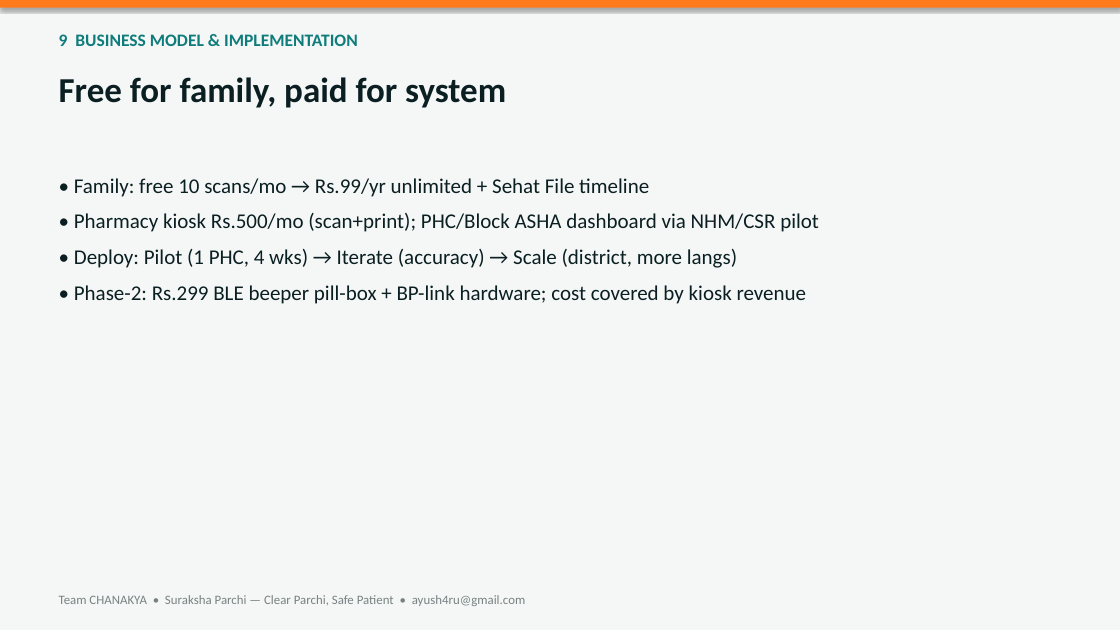
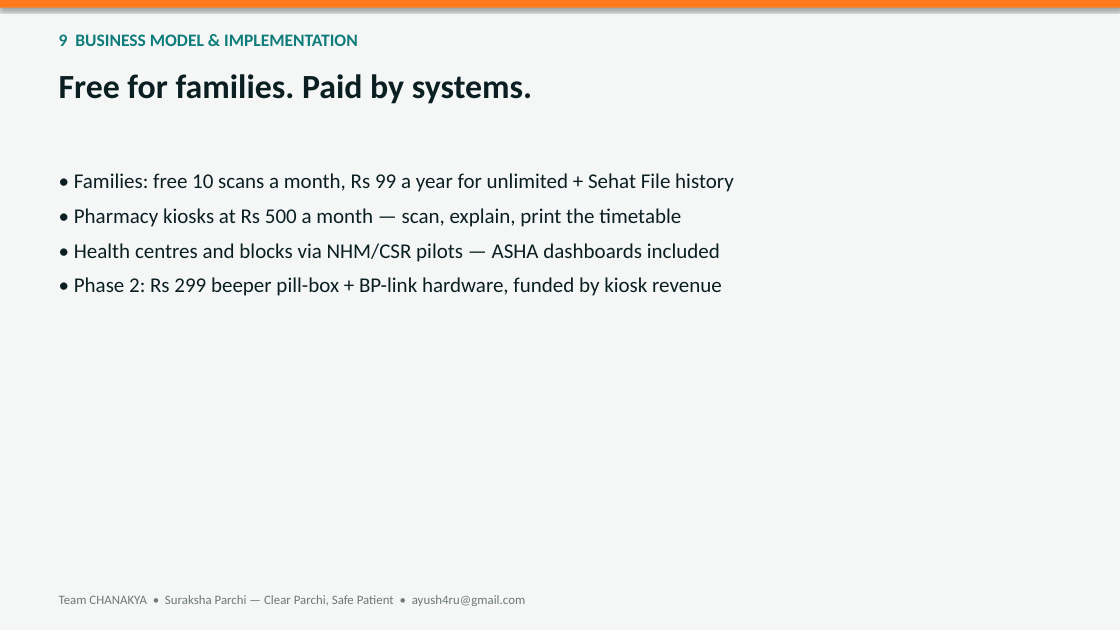
Before and after one commit to Sentinal-Corporations/suraksha-sharthi, a slide deck: slide 9 of ppt/CHANAKYA_SurakshaParchi.pptx. Drawn at 1120x630 pixels with LibreOffice and Linux fonts; fonts in the diff are those of the drawing. Boxes give left, top, right and bottom in pixels: in the first picture for what was removed or moved away, otherwise in the second. Text is boxed around its words. In the diff, an @@ line names an element or a change of style, - is before the commit and + after.

```diff
--- a/ppt/CHANAKYA_SurakshaParchi.pptx
+++ b/ppt/CHANAKYA_SurakshaParchi.pptx
@@ text at <box>59,74,532,104</box>: text changed; size 30 to 29 pt @@
-Free for family, paid for system
+Free for families. Paid by systems.
@@ text at <box>74,173,734,296</box>: text changed @@
-• Family: free 10 scans/mo → Rs.99/yr unlimited + Sehat File timeline
-• Pharmacy kiosk Rs.500/mo (scan+print); PHC/Block ASHA dashboard via NHM/CSR pilot
-• Deploy: Pilot (1 PHC, 4 wks) → Iterate (accuracy) → Scale (district, more langs)
-• Phase-2: Rs.299 BLE beeper pill-box + BP-link hardware; cost covered by kiosk revenue
+• Families: free 10 scans a month, Rs 99 a year for unlimited + Sehat File history
+• Pharmacy kiosks at Rs 500 a month — scan, explain, print the timetable
+• Health centres and blocks via NHM/CSR pilots — ASHA dashboards included
+• Phase 2: Rs 299 beeper pill-box + BP-link hardware, funded by kiosk revenue
```
Also in this commit, not shown: 10 other slides changed, 1 slide added, 1 slide removed, 2 other files.
